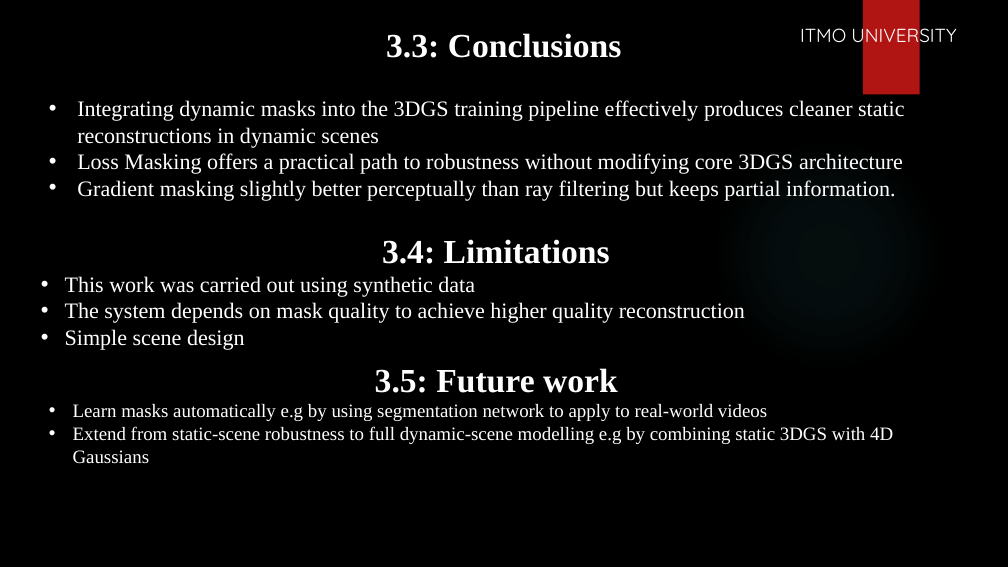
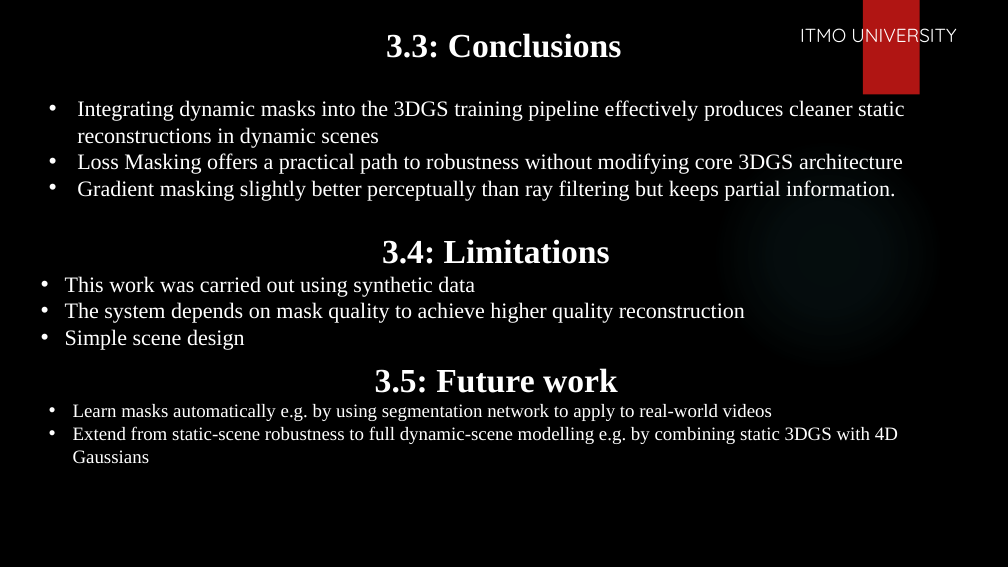
Before and after one commit to PrinssAlex/3dgs-dynamic-masking-47, a slide deck: slide 12 of 3D Gaussian_Splatting via Masking Dynamic Objects.pptx. Drawn at 1008x567 pixels with LibreOffice and Linux fonts; fonts in the diff are those of the drawing; background and template pictures are left out. Boxes give left, top, right and bottom in pixels: in the first picture for what was removed or moved away, otherwise in the second. Text is boxed around its words. In the diff, an @@ line names an element or a change of style, - is before the commit and + after.

```diff
--- a/3D Gaussian_Splatting via Masking Dynamic Objects.pptx
+++ b/3D Gaussian_Splatting via Masking Dynamic Objects.pptx
@@ text at box(73, 404, 898, 464): text changed @@
-• Learn masks automatically e.g by using segmentation network to apply to real-world videos
-• Extend from static-scene robustness to full dynamic-scene modelling e.g by combining static 3DGS with 4D Gaussians
+• Learn masks automatically e.g. by using segmentation network to apply to real-world videos
+• Extend from static-scene robustness to full dynamic-scene modelling e.g. by combining static 3DGS with 4D Gaussians
```
Also in this commit, not shown: 4 other slides changed.
